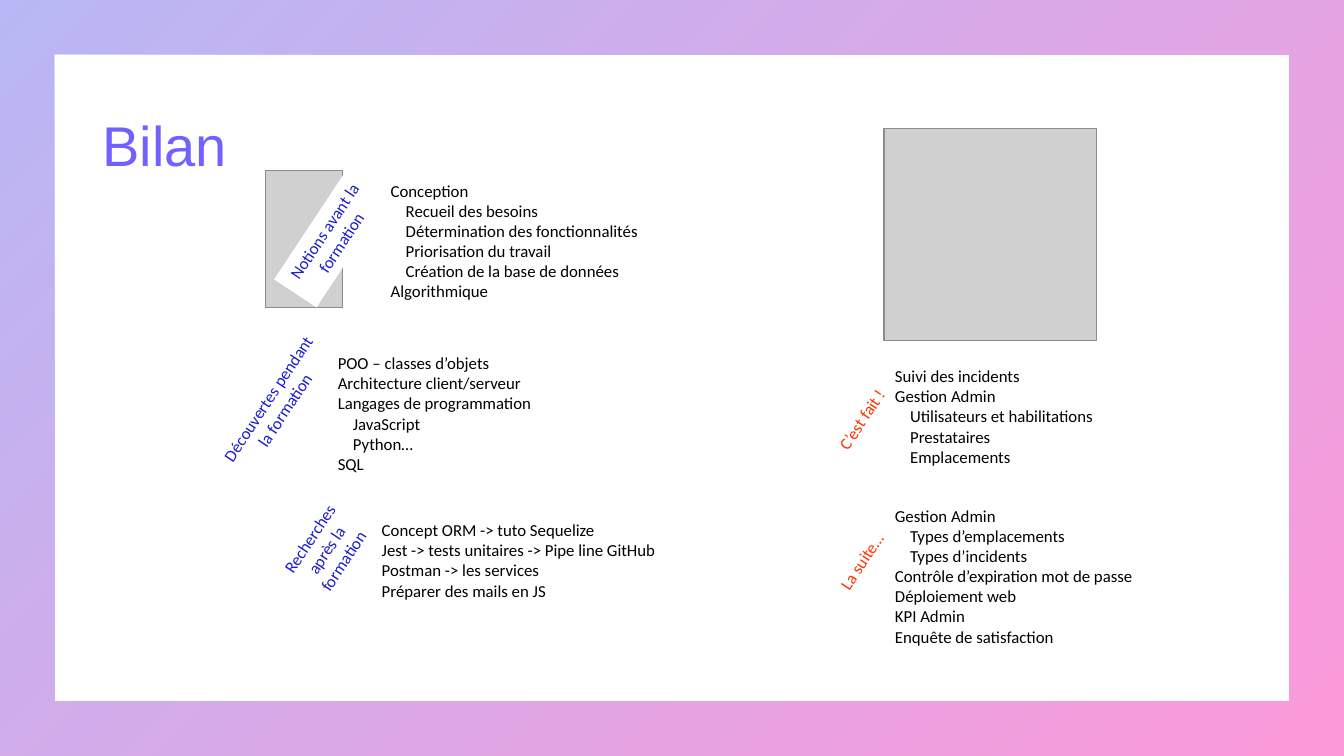
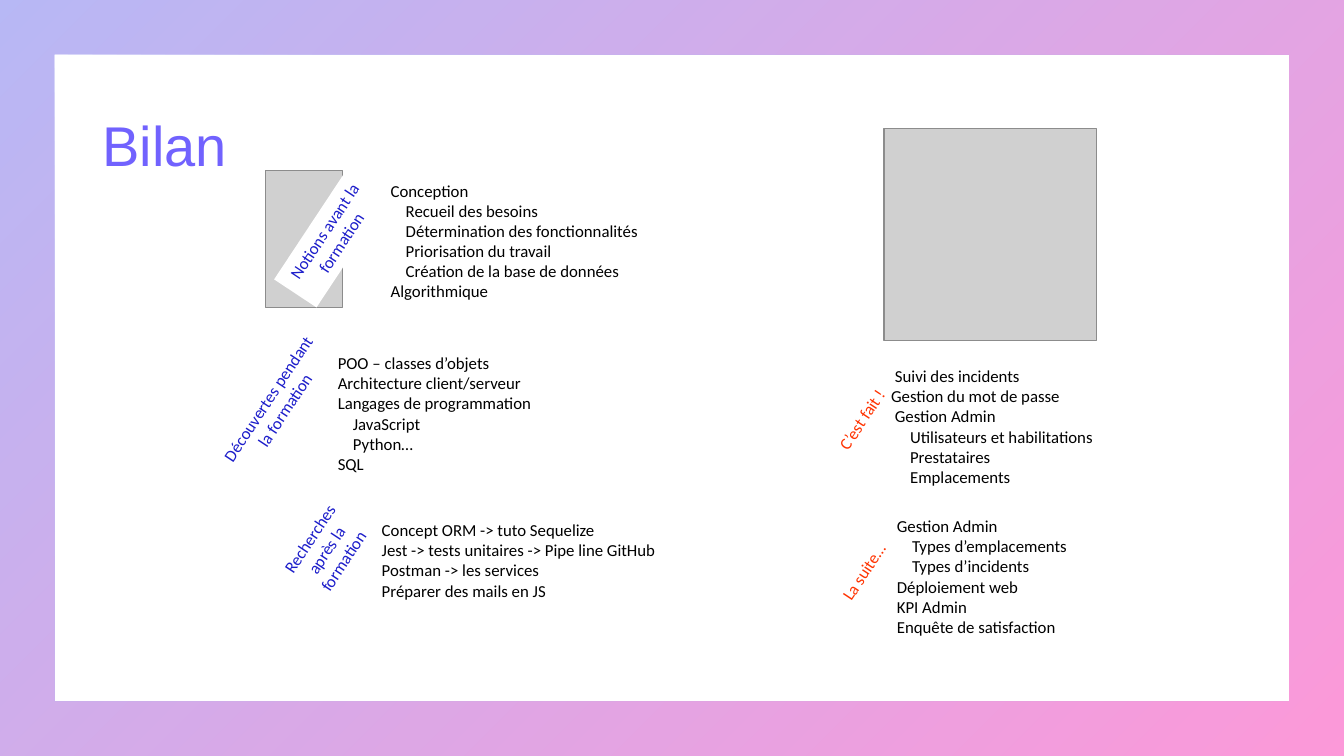
Before and after one commit to mapette/sos_immo_backend, a slide deck: slide 20 of doc/présentation V3.pptx. Drawn at 1344x756 pixels with LibreOffice and Linux fonts; fonts in the diff are those of the drawing; grey boxes stand for pictures. Boxes give left, top, right and bottom in pixels: in the first picture for what was removed or moved away, otherwise in the second. Text is boxed around its words. In the diff, an @@ line names an element or a change of style, - is before the commit and + after.

Commit message:
expiration mot de passe

```diff
--- a/doc/présentation V3.pptx
+++ b/doc/présentation V3.pptx
@@ text at (891,390,1059,405): paragraph added @@
+Gestion du mot de passe
@@ text "La suite…": place and size @@
-text "La suite…" at (833,580,857,590)
+text "La suite…" at (835,590,859,600)
@@ text "Gestion Admin": place and size @@
-text "Gestion Admin" at (895,510,1132,646)
+text "Gestion Admin" at (897,520,1067,636)
@@ text at (895,570,1132,585): paragraph removed @@
-Contrôle d’expiration mot de passe
```
Also in this commit, not shown: 2 other slides changed.
